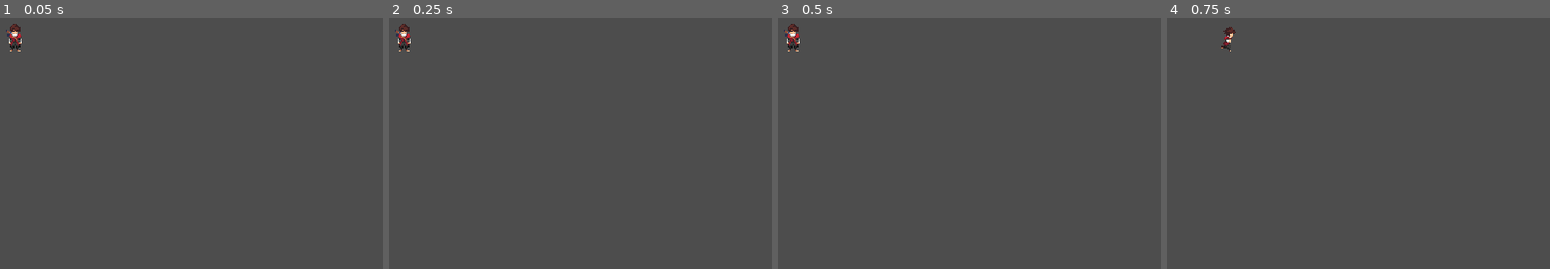
Above: before the commit, frames 1-4 (left to right).
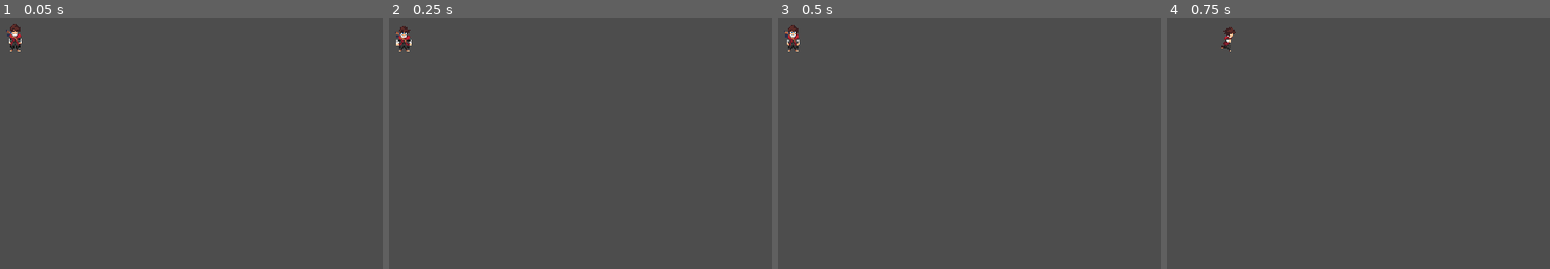
Above: after the commit, the same moments.

Repository: Clique33/Gamelab-Fractal-Team
Game: Godot game, scene res://scene/player.tscn
The game is run twice, just before and just after one commit, with the same random seed, the same clock (stepped at 60 frames per second) and the same inputs. The project has no main scene, so this scene is started directly.
Inputs:
- Up to frame 1 (0.05 s): no input
- Up to frame 2 (0.25 s): no input
- Up to frame 3 (0.5 s): no input
- Up to frame 4 (0.75 s): tap Enter at 0.5 s; hold D (run_right) from 0.53 s (still down); tap Space (dash) at 0.6 s

Frame 1 is identical in both runs. In frame 2, 0.2% of the frame differs, in the area x 1-6%, y 2-13%; in frame 3, 0.2%; in frame 4, nothing differs.

Commit message:
animação do ataque 1 adicionado

Diff:
--- a/ciclo_infinito/project.godot
+++ b/ciclo_infinito/project.godot
@@ -11,7 +11,7 @@
 [application]
 
 config/name="Ciclo_Infinito"
-config/features=PackedStringArray("4.4", "GL Compatibility")
+config/features=PackedStringArray("4.5", "GL Compatibility")
 config/icon="res://icon.svg"
 
 [display]
--- a/ciclo_infinito/scene/player.tscn
+++ b/ciclo_infinito/scene/player.tscn
@@ -1,10 +1,14 @@
-[gd_scene load_steps=105 format=3 uid="uid://3qoae7f6uh8o"]
+[gd_scene load_steps=141 format=3 uid="uid://3qoae7f6uh8o"]
 
 [ext_resource type="Script" uid="uid://dbg05n786rg21" path="res://scripts/player.gd" id="1_34jf3"]
+[ext_resource type="Texture2D" uid="uid://cw6rmtpf160hr" path="res://assets/sprites/player/ATTACK 1/attack1_down.png" id="2_4ja17"]
 [ext_resource type="Texture2D" uid="uid://d37gmvvl38toa" path="res://assets/sprites/player/DASH/dash_down.png" id="2_u7b46"]
 [ext_resource type="Texture2D" uid="uid://y4a7lbkewya6" path="res://assets/sprites/player/DASH/dash_left.png" id="3_j4wxg"]
+[ext_resource type="Texture2D" uid="uid://baw5eohono6a1" path="res://assets/sprites/player/ATTACK 1/attack1_left.png" id="3_v4iqv"]
+[ext_resource type="Texture2D" uid="uid://d4nq18t3e7kix" path="res://assets/sprites/player/ATTACK 1/attack1_right.png" id="4_42h83"]
 [ext_resource type="Texture2D" uid="uid://bclb74woxuy1n" path="res://assets/sprites/player/DASH/dash_right.png" id="4_bup7g"]
 [ext_resource type="Texture2D" uid="uid://c0xj6je8wj6pp" path="res://assets/sprites/player/DASH/dash_up.png" id="5_4ja17"]
+[ext_resource type="Texture2D" uid="uid://bd3bosxk1g8ed" path="res://assets/sprites/player/ATTACK 1/attack1_up.png" id="5_iuf2t"]
 [ext_resource type="Texture2D" uid="uid://bs4ptjvos7tl5" path="res://assets/sprites/player/IDLE/idle_down.png" id="6_v4iqv"]
 [ext_resource type="Texture2D" uid="uid://bcnx6qa6e7i6m" path="res://assets/sprites/player/IDLE/idle_left.png" id="7_42h83"]
 [ext_resource type="Texture2D" uid="uid://cbq4cvi4qvuyt" path="res://assets/sprites/player/IDLE/idle_right.png" id="8_iuf2t"]
@@ -14,6 +18,134 @@
 [ext_resource type="Texture2D" uid="uid://b6vkj0eosdtwl" path="res://assets/sprites/player/RUN/run_right.png" id="12_wt23p"]
 [ext_resource type="Texture2D" uid="uid://lhpa3xxkqu33" path="res://assets/sprites/player/RUN/run_up.png" id="13_k8m7u"]
 
+[sub_resource type="AtlasTexture" id="AtlasTexture_jrjdb"]
+atlas = ExtResource("2_4ja17")
+region = Rect2(0, 0, 96, 80)
+
+[sub_resource type="AtlasTexture" id="AtlasTexture_kk4ol"]
+atlas = ExtResource("2_4ja17")
+region = Rect2(96, 0, 96, 80)
+
+[sub_resource type="AtlasTexture" id="AtlasTexture_4reak"]
+atlas = ExtResource("2_4ja17")
+region = Rect2(192, 0, 96, 80)
+
+[sub_resource type="AtlasTexture" id="AtlasTexture_wt23p"]
+atlas = ExtResource("2_4ja17")
+region = Rect2(288, 0, 96, 80)
+
+[sub_resource type="AtlasTexture" id="AtlasTexture_k8m7u"]
+atlas = ExtResource("2_4ja17")
+region = Rect2(384, 0, 96, 80)
+
+[sub_resource type="AtlasTexture" id="AtlasTexture_to47r"]
+atlas = ExtResource("2_4ja17")
+region = Rect2(480, 0, 96, 80)
+
+[sub_resource type="AtlasTexture" id="AtlasTexture_qe2px"]
+atlas = ExtResource("2_4ja17")
+region = Rect2(576, 0, 96, 80)
+
+[sub_resource type="AtlasTexture" id="AtlasTexture_i4m4b"]
+atlas = ExtResource("2_4ja17")
+region = Rect2(672, 0, 96, 80)
+
+[sub_resource type="AtlasTexture" id="AtlasTexture_wqho7"]
+atlas = ExtResource("3_v4iqv")
+region = Rect2(0, 0, 96, 80)
+
+[sub_resource type="AtlasTexture" id="AtlasTexture_swyrm"]
+atlas = ExtResource("3_v4iqv")
+region = Rect2(96, 0, 96, 80)
+
+[sub_resource type="AtlasTexture" id="AtlasTexture_e34nm"]
+atlas = ExtResource("3_v4iqv")
+region = Rect2(192, 0, 96, 80)
+
+[sub_resource type="AtlasTexture" id="AtlasTexture_gcs2b"]
+atlas = ExtResource("3_v4iqv")
+region = Rect2(288, 0, 96, 80)
+
+[sub_resource type="AtlasTexture" id="AtlasTexture_brill"]
+atlas = ExtResource("3_v4iqv")
+region = Rect2(384, 0, 96, 80)
+
+[sub_resource type="AtlasTexture" id="AtlasTexture_urp7k"]
+atlas = ExtResource("3_v4iqv")
+region = Rect2(480, 0, 96, 80)
+
+[sub_resource type="AtlasTexture" id="AtlasTexture_fy2xn"]
+atlas = ExtResource("3_v4iqv")
+region = Rect2(576, 0, 96, 80)
+
+[sub_resource type="AtlasTexture" id="AtlasTexture_ifikf"]
+atlas = ExtResource("3_v4iqv")
+region = Rect2(672, 0, 96, 80)
+
+[sub_resource type="AtlasTexture" id="AtlasTexture_mi8e6"]
+atlas = ExtResource("4_42h83")
+region = Rect2(0, 0, 96, 80)
+
+[sub_resource type="AtlasTexture" id="AtlasTexture_scabq"]
+atlas = ExtResource("4_42h83")
+region = Rect2(96, 0, 96, 80)
+
+[sub_resource type="AtlasTexture" id="AtlasTexture_05okc"]
+atlas = ExtResource("4_42h83")
+region = Rect2(192, 0, 96, 80)
+
+[sub_resource type="AtlasTexture" id="AtlasTexture_jx3i2"]
+atlas = ExtResource("4_42h83")
+region = Rect2(288, 0, 96, 80)
+
+[sub_resource type="AtlasTexture" id="AtlasTexture_03cwq"]
+atlas = ExtResource("4_42h83")
+region = Rect2(384, 0, 96, 80)
+
+[sub_resource type="AtlasTexture" id="AtlasTexture_jqoul"]
+atlas = ExtResource("4_42h83")
+region = Rect2(480, 0, 96, 80)
+
+[sub_resource type="AtlasTexture" id="AtlasTexture_6h4f1"]
+atlas = ExtResource("4_42h83")
+region = Rect2(576, 0, 96, 80)
+
+[sub_resource type="AtlasTexture" id="AtlasTexture_govaw"]
+atlas = ExtResource("4_42h83")
+region = Rect2(672, 0, 96, 80)
+
+[sub_resource type="AtlasTexture" id="AtlasTexture_xcifi"]
+atlas = ExtResource("5_iuf2t")
+region = Rect2(0, 0, 96, 80)
+
+[sub_resource type="AtlasTexture" id="AtlasTexture_1rkj5"]
+atlas = ExtResource("5_iuf2t")
+region = Rect2(96, 0, 96, 80)
+
+[sub_resource type="AtlasTexture" id="AtlasTexture_7rey3"]
+atlas = ExtResource("5_iuf2t")
+region = Rect2(192, 0, 96, 80)
+
+[sub_resource type="AtlasTexture" id="AtlasTexture_7ld47"]
+atlas = ExtResource("5_iuf2t")
+region = Rect2(288, 0, 96, 80)
+
+[sub_resource type="AtlasTexture" id="AtlasTexture_3svjg"]
+atlas = ExtResource("5_iuf2t")
+region = Rect2(384, 0, 96, 80)
+
+[sub_resource type="AtlasTexture" id="AtlasTexture_fd7ym"]
+atlas = ExtResource("5_iuf2t")
+region = Rect2(480, 0, 96, 80)
+
+[sub_resource type="AtlasTexture" id="AtlasTexture_dgxyh"]
+atlas = ExtResource("5_iuf2t")
+region = Rect2(576, 0, 96, 80)
+
+[sub_resource type="AtlasTexture" id="AtlasTexture_goftb"]
+atlas = ExtResource("5_iuf2t")
+region = Rect2(672, 0, 96, 80)
+
 [sub_resource type="AtlasTexture" id="AtlasTexture_qucqc"]
 atlas = ExtResource("2_u7b46")
 region = Rect2(0, 0, 96, 80)
@@ -378,6 +510,122 @@
 animations = [{
 "frames": [{
 "duration": 1.0,
+"texture": SubResource("AtlasTexture_jrjdb")
+}, {
+"duration": 1.0,
+"texture": SubResource("AtlasTexture_kk4ol")
+}, {
+"duration": 1.0,
+"texture": SubResource("AtlasTexture_4reak")
+}, {
+"duration": 1.0,
+"texture": SubResource("AtlasTexture_wt23p")
+}, {
+"duration": 1.0,
+"texture": SubResource("AtlasTexture_k8m7u")
+}, {
+"duration": 1.0,
+"texture": SubResource("AtlasTexture_to47r")
+}, {
+"duration": 1.0,
+"texture": SubResource("AtlasTexture_qe2px")
+}, {
+"duration": 1.0,
+"texture": SubResource("AtlasTexture_i4m4b")
+}],
+"loop": true,
+"name": &"attack1_down",
+"speed": 5.0
+}, {
+"frames": [{
+"duration": 1.0,
+"texture": SubResource("AtlasTexture_wqho7")
+}, {
+"duration": 1.0,
+"texture": SubResource("AtlasTexture_swyrm")
+}, {
+"duration": 1.0,
+"texture": SubResource("AtlasTexture_e34nm")
+}, {
+"duration": 1.0,
+"texture": SubResource("AtlasTexture_gcs2b")
+}, {
+"duration": 1.0,
+"texture": SubResource("AtlasTexture_brill")
+}, {
+"duration": 1.0,
+"texture": SubResource("AtlasTexture_urp7k")
+}, {
+"duration": 1.0,
+"texture": SubResource("AtlasTexture_fy2xn")
+}, {
+"duration": 1.0,
+"texture": SubResource("AtlasTexture_ifikf")
+}],
+"loop": true,
+"name": &"attack1_left",
+"speed": 5.0
+}, {
+"frames": [{
+"duration": 1.0,
+"texture": SubResource("AtlasTexture_mi8e6")
+}, {
+"duration": 1.0,
+"texture": SubResource("AtlasTexture_scabq")
+}, {
+"duration": 1.0,
+"texture": SubResource("AtlasTexture_05okc")
+}, {
+"duration": 1.0,
+"texture": SubResource("AtlasTexture_jx3i2")
+}, {
+"duration": 1.0,
+"texture": SubResource("AtlasTexture_03cwq")
+}, {
+"duration": 1.0,
+"texture": SubResource("AtlasTexture_jqoul")
+}, {
+"duration": 1.0,
+"texture": SubResource("AtlasTexture_6h4f1")
+}, {
+"duration": 1.0,
+"texture": SubResource("AtlasTexture_govaw")
+}],
+"loop": true,
+"name": &"attack1_right",
+"speed": 5.0
+}, {
+"frames": [{
+"duration": 1.0,
+"texture": SubResource("AtlasTexture_xcifi")
+}, {
+"duration": 1.0,
+"texture": SubResource("AtlasTexture_1rkj5")
+}, {
+"duration": 1.0,
+"texture": SubResource("AtlasTexture_7rey3")
+}, {
+"duration": 1.0,
+"texture": SubResource("AtlasTexture_7ld47")
+}, {
+"duration": 1.0,
+"texture": SubResource("AtlasTexture_3svjg")
+}, {
+"duration": 1.0,
+"texture": SubResource("AtlasTexture_fd7ym")
+}, {
+"duration": 1.0,
+"texture": SubResource("AtlasTexture_dgxyh")
+}, {
+"duration": 1.0,
+"texture": SubResource("AtlasTexture_goftb")
+}],
+"loop": true,
+"name": &"attack1_up",
+"speed": 5.0
+}, {
+"frames": [{
+"duration": 1.0,
 "texture": SubResource("AtlasTexture_qucqc")
 }, {
 "duration": 1.0,
@@ -713,8 +961,8 @@
 
 [node name="animacoes" type="AnimatedSprite2D" parent="."]
 sprite_frames = SubResource("SpriteFrames_to47r")
-animation = &"idle_down"
-frame_progress = 0.128929
+animation = &"attack1_down"
+frame_progress = 0.6035308
 speed_scale = 1.5
 
 [node name="dash_timer" type="Timer" parent="."]
--- a/ciclo_infinito/scripts/player.gd
+++ b/ciclo_infinito/scripts/player.gd
@@ -24,6 +24,7 @@
 		dash_timer.timeout.connect(_on_dash_timer_timeout)
 	if not dash_cooldown.timeout.is_connected(_on_dash_cooldown_timeout):
 		dash_cooldown.timeout.connect(_on_dash_cooldown_timeout)
+
 
 
 func _physics_process(_dt):
Not shown, changed: ciclo_infinito/assets/sprites/player/ATTACK 1/attack1_down.png.import
Not shown, changed: ciclo_infinito/assets/sprites/player/ATTACK 1/attack1_left.png.import
Not shown, changed: ciclo_infinito/assets/sprites/player/ATTACK 1/attack1_right.png.import
Not shown, changed: ciclo_infinito/assets/sprites/player/ATTACK 1/attack1_up.png.import
Not shown, changed: ciclo_infinito/assets/sprites/player/ATTACK 2/attack2_down.png.import
Not shown, changed: ciclo_infinito/assets/sprites/player/ATTACK 2/attack2_left.png.import
Not shown, changed: ciclo_infinito/assets/sprites/player/ATTACK 2/attack2_right.png.import
Not shown, changed: ciclo_infinito/assets/sprites/player/ATTACK 2/attack2_up.png.import
Not shown, changed: ciclo_infinito/assets/sprites/player/DASH/dash_down.png.import
Not shown, changed: ciclo_infinito/assets/sprites/player/DASH/dash_left.png.import
Not shown, changed: ciclo_infinito/assets/sprites/player/DASH/dash_right.png.import
Not shown, changed: ciclo_infinito/assets/sprites/player/DASH/dash_up.png.import
(and 27 more such lines)
